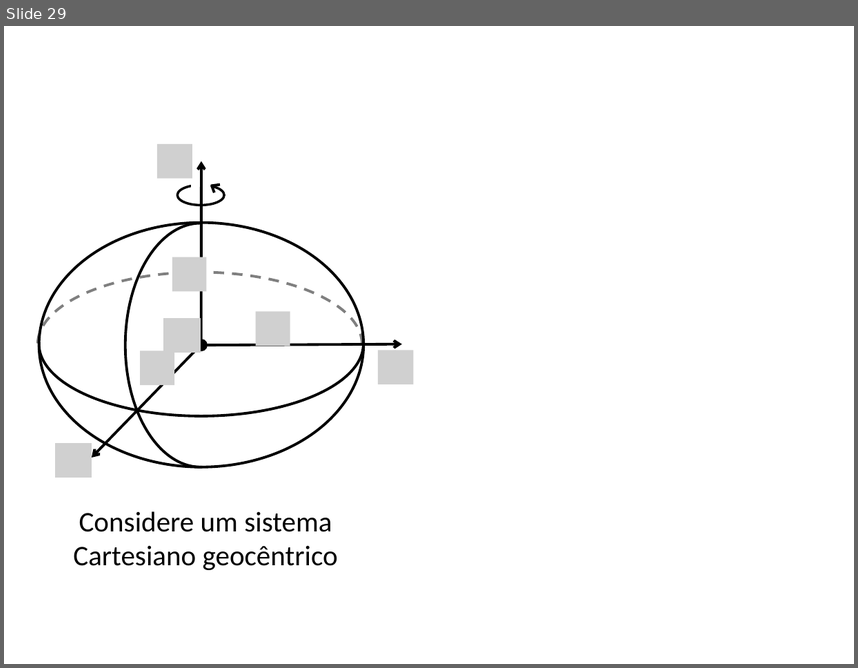
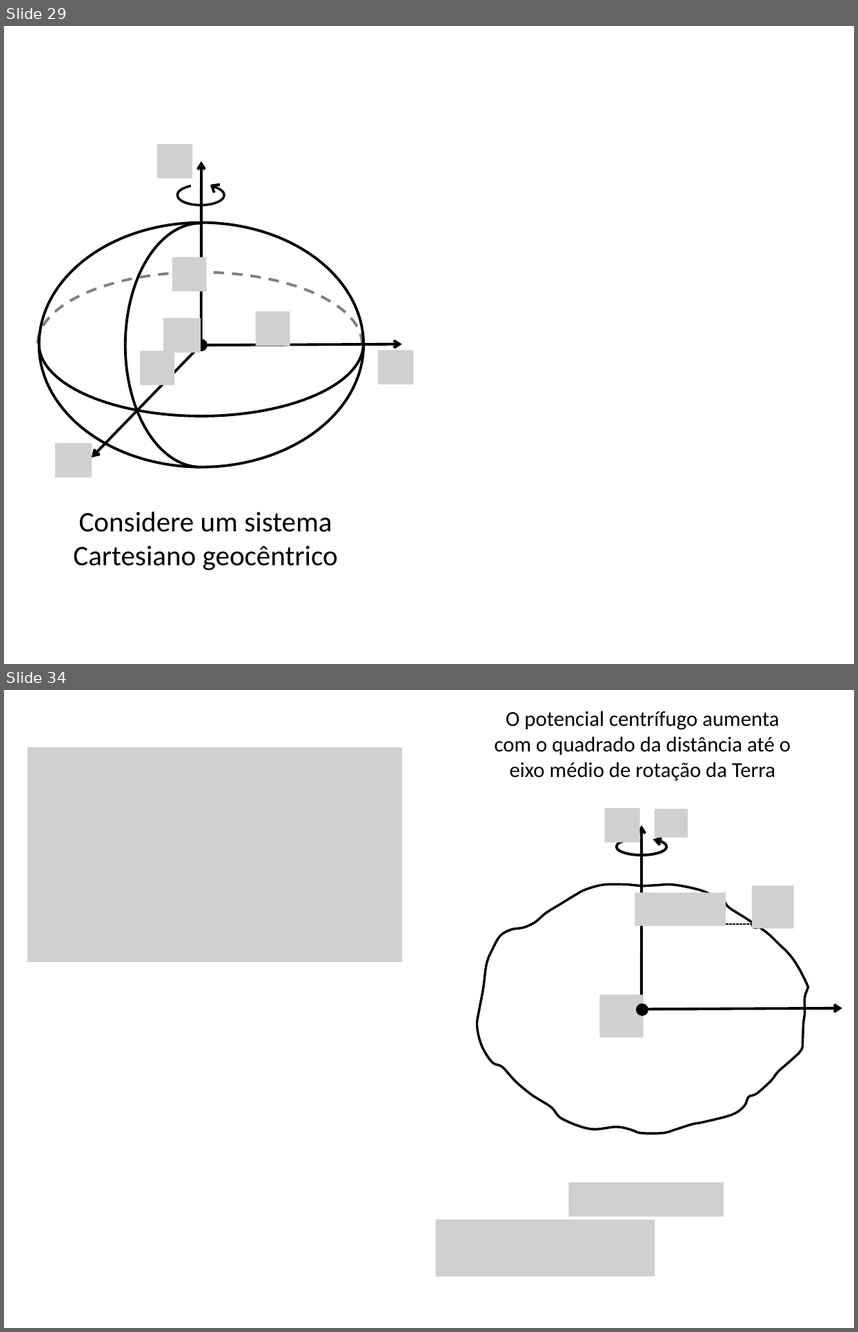
Before and after one commit to pinga-lab/CE-VII-SimBGf-2016, a slide deck: slides/5_disturbio_gravidade.pptx. Shown one above the other, each under a label of ours: slide 29 before the commit, slides 29 and 34 after it; the slides between them are not shown. The pictures are 858x668 and 858x1332 pixels, drawn with LibreOffice and Linux fonts; fonts in the diff are those of the drawing; grey boxes stand for pictures. Boxes give left, top, right and bottom in pixels: in the first picture for what was removed or moved away, otherwise in the second. Text is boxed around its words. In the diff, an @@ line names an element or a change of style, - is before the commit and + after.

```diff
--- a/slides/5_disturbio_gravidade.pptx
+++ b/slides/5_disturbio_gravidade.pptx
@@ slide 34 added at (4,690,854,1328), background #FFFFFF @@
@@ text added at (495,711,791,780), 18 pt, text #000000 @@
+O potencial centrífugo aumenta com o quadrado da distância até o eixo médio de rotação da Terra
@@ picture added at (27,747,403,961) @@
@@ picture added at (605,808,640,842) @@
@@ picture added at (654,809,688,838) @@
@@ arrow added from (642, 1009) to (642, 825), #000000 2.25 pt @@
@@ arc (boxed as its full ellipse) added at (617,838,667,855), outline #000000 2.25 pt @@
@@ freeform shape added at (477,884,808,1132), outline #000000 2 pt @@
@@ picture added at (635,892,726,925) @@
@@ picture added at (752,885,794,928) @@
@@ line added from (756, 924) to (642, 924), #000000 0.75 pt dashed @@
@@ ellipse added at (752,921,759,928), fill #000000, outline #000000 2 pt @@
@@ picture added at (600,994,643,1037) @@
@@ ellipse added at (637,1005,648,1015), fill #000000, outline #000000 2 pt @@
@@ arrow added from (642, 1009) to (842, 1008), #000000 2.25 pt @@
@@ picture added at (568,1182,723,1216) @@
@@ picture added at (436,1220,655,1276) @@
```
Also in this commit, not shown: 4 slides changed, 24 other slides added, 5 slides removed.
